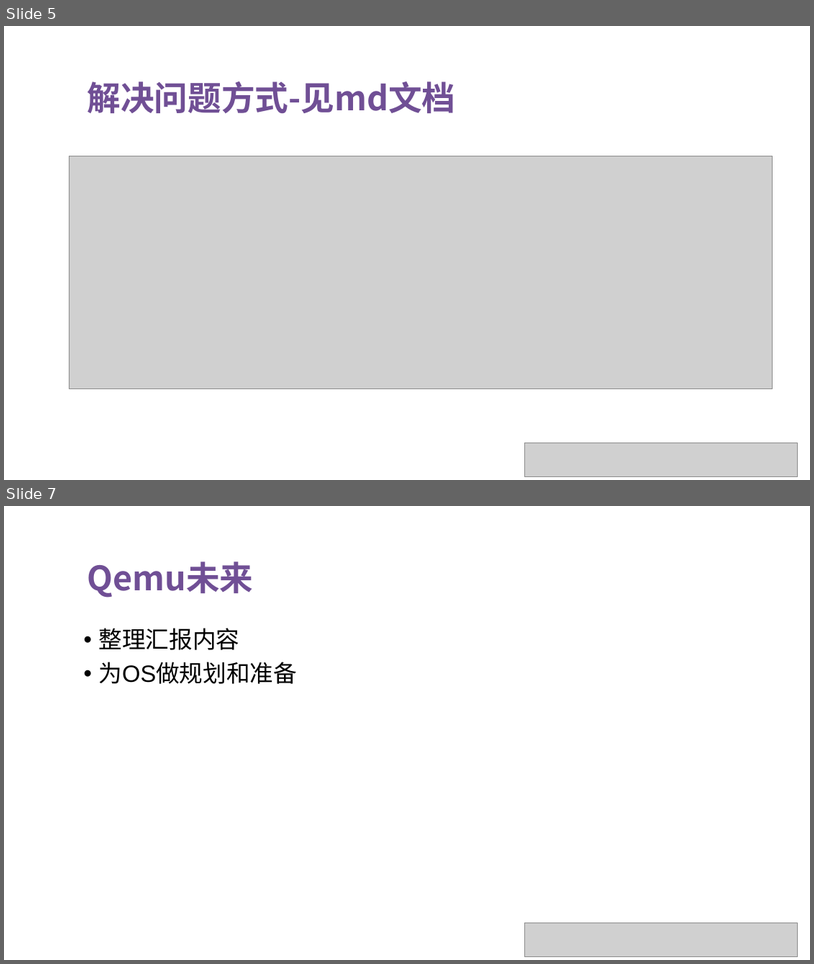
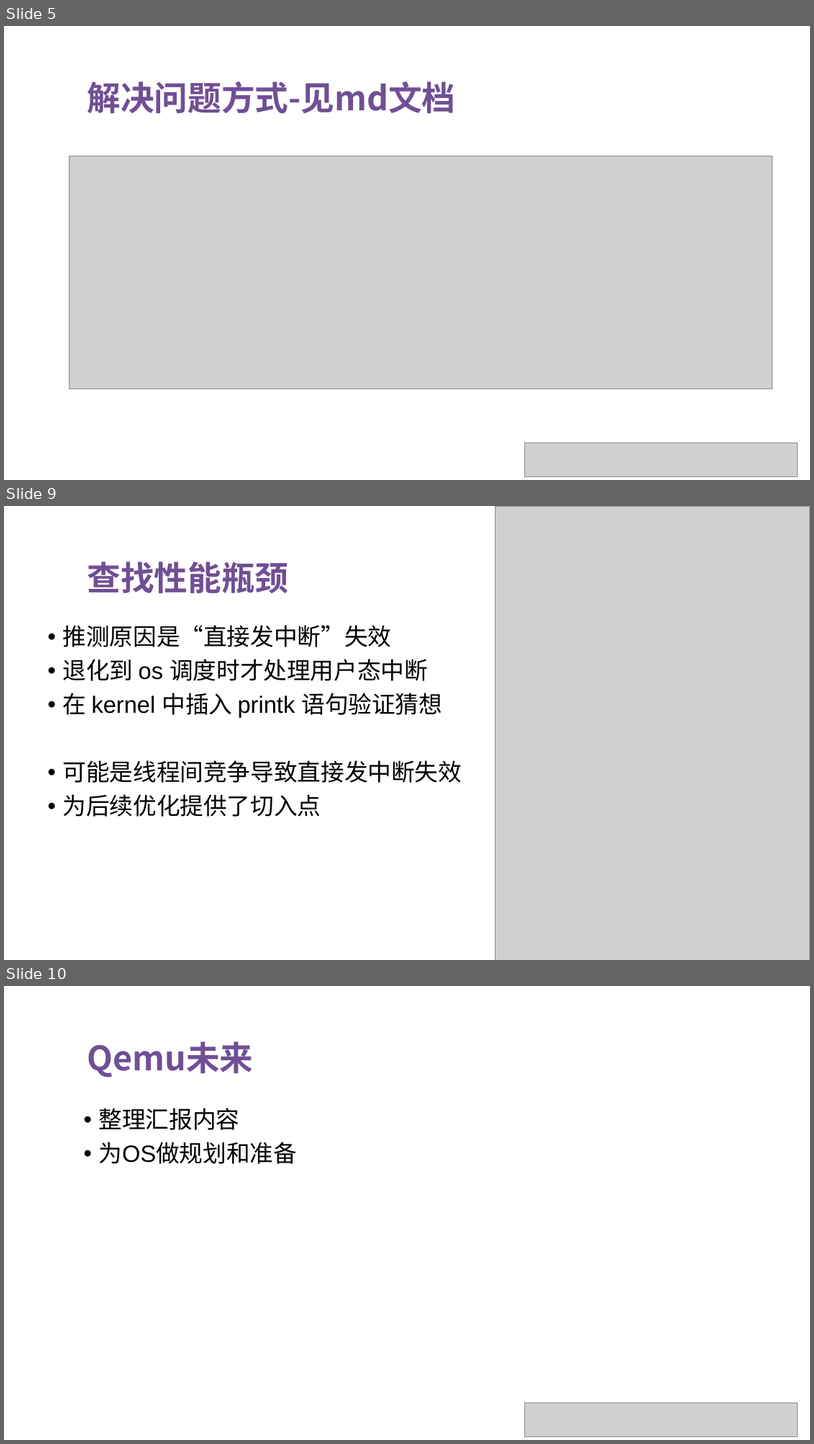
Before and after one commit to OS-F-4/usr-intr, a slide deck: ppt/2022-6-4.pptx. Shown one above the other, each under a label of ours: slides 5 and 7 before the commit, slides 5, 9 and 10 after it; the slides between them are not shown. The pictures are 814x964 and 814x1444 pixels, drawn with LibreOffice and Linux fonts; fonts in the diff are those of the drawing; grey boxes stand for pictures. Boxes give left, top, right and bottom in pixels: in the first picture for what was removed or moved away, otherwise in the second. Text is boxed around its words. In the diff, an @@ line names an element or a change of style, - is before the commit and + after.

```diff
--- a/ppt/2022-6-4.pptx
+++ b/ppt/2022-6-4.pptx
@@ slide 9 added at (4, 506, 810, 960), background #FFFFFF @@
@@ picture added at (495, 506, 810, 960) @@
@@ text added at (88, 561, 289, 593), 40 pt, text #704F95, bold @@
+查找性能瓶颈
@@ text added at (63, 625, 463, 816), 28 pt, text #000000 @@
+• 推测原因是“直接发中断”失效
+• 退化到 os 调度时才处理用户态中断
+• 在 kernel 中插入 printk 语句验证猜想
+• 可能是线程间竞争导致直接发中断失效
+• 为后续优化提供了切入点
@@ what was slide 7 is now slide 10 @@
```
Also in this commit, not shown: 3 slides changed, 2 other slides added, 1 other file.
